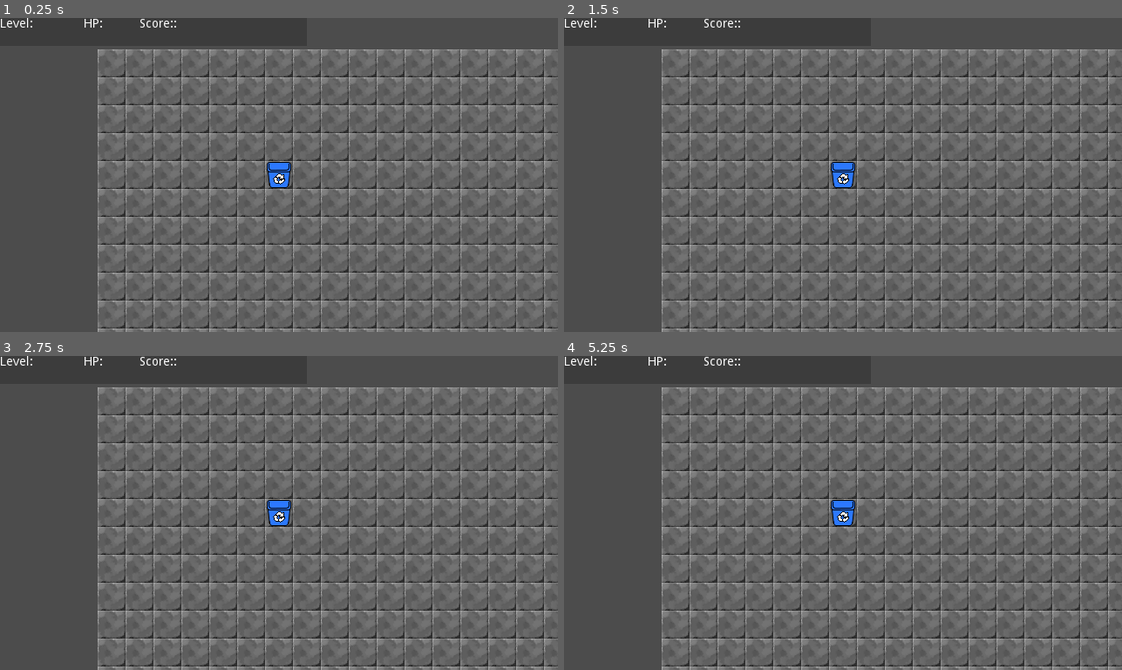
Above: before the commit, frames 1-4 (two rows, left to right).
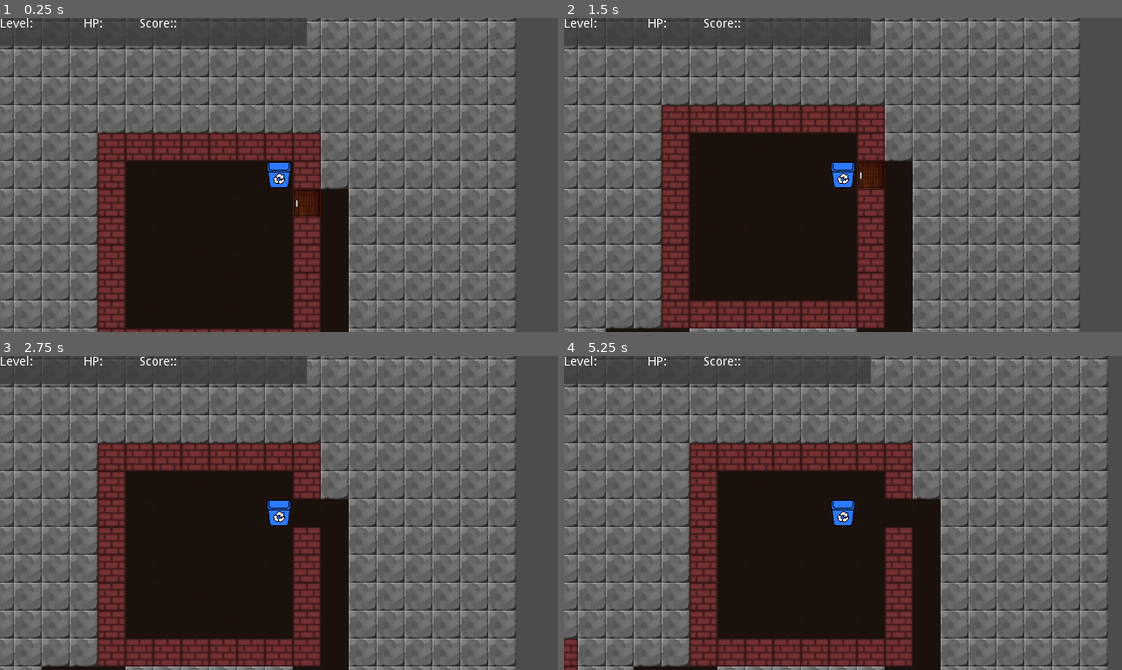
Above: after the commit, the same moments.

Repository: PiotrDawidziuk/rouge1
Game: Godot game, scene res://Game.tscn
Two runs of this game, one before a commit and one after it. Both use one fixed random seed, a clock stepped at 60 frames per second and the inputs below.
Inputs:
- Up to frame 1 (0.25 s): no input
- Up to frame 2 (1.5 s): tap Enter at 0.5 s; hold Right (Right, bound only after the commit) 0.53-1.28 s; tap Space at 1.25 s; hold Down (Down, bound only after the commit) from 1.28 s (still down)
- Up to frame 3 (2.75 s): tap Enter at 2 s; release Down (Down, bound only after the commit) at 2.03 s; hold Right (Right, bound only after the commit) from 2.03 s (still down)
- Up to frame 4 (5.25 s): tap Space at 2.75, 4.25 s; release Right (Right, bound only after the commit) at 2.78 s; hold Up (Up, bound only after the commit) 2.78-3.53 s; tap Enter at 3.5 s; hold Left (Left, bound only after the commit) 3.53-5.03 s; hold Down (Down, bound only after the commit) from 5.03 s (still down)

The runs differ from the first frame. In frame 1, 42% of the frame differs, in the area x 0-100%, y 0-100%; in frame 2, 46%; in frame 3, 46%; in frame 4, 44%.

Commit message:
randomly generated rooms, corridors and player movement added

Diff:
--- a/Game.gd
+++ b/Game.gd
@@ -40,6 +40,36 @@
 	randomize()
 	build_level()
 
+func _input(event):
+	if !event.is_pressed():
+		return
+
+	if event.is_action("Left"):
+		try_move(-1,0)
+	if event.is_action("Right"):
+		try_move(1,0)
+	if event.is_action("Up"):
+		try_move(0,-1)
+	if event.is_action("Down"):
+		try_move(0,1)
+
+func try_move(dx,dy):
+	var x = player_tile.x + dx
+	var y = player_tile.y + dy
+	var tile_type = Tile.Stone
+	if x >= 0 && x < level_size.x && y >= 0 && y <level_size.y:
+		tile_type = map [x][y]
+
+	match tile_type:
+		Tile.Floor:
+			player_tile = Vector2(x,y)
+
+		Tile.Door:
+			set_tile(x,y,Tile.Floor)
+
+	update_visuals()
+
+
 func build_level():
 	# Start with blank map
 
@@ -61,6 +91,154 @@
 		if free_regions.empty():
 			break
 
+	connect_rooms()
+
+	var start_room = rooms.front()
+	var player_x = start_room.position.x + 1 + randi() % int(start_room.size.x -2)
+	var player_y = start_room.position.y + 1 + randi() % int(start_room.size.y -2)
+	player_tile = Vector2(player_x, player_y)
+	update_visuals()
+
+func update_visuals():
+	player.position = player_tile * TILE_SIZE
+
+
+func connect_rooms():
+	# Build an AStar graph of the area where we can add corridors
+	var stone_graph = AStar.new()
+	var point_id = 0
+	for x in range(level_size.x):
+		for y in range(level_size.y):
+			if map[x][y] == Tile.Stone:
+				stone_graph.add_point(point_id,Vector3(x,y,0))
+
+				# Connect to the left if it's also stone
+				if x > 0 && map[x-1][y] == Tile.Stone:
+					var left_point = stone_graph.get_closest_point(Vector3(x-1,y,0))
+					stone_graph.connect_points(point_id,left_point)
+
+				# Connect to above if it's also stone
+				if x > 0 && map[x][y-1] == Tile.Stone:
+					var above_point = stone_graph.get_closest_point(Vector3(x,y-1,0))
+					stone_graph.connect_points(point_id,above_point)
+
+
+				point_id +=1
+
+	# build an AStar fraph of room connections
+
+	var room_graph = AStar.new()
+	point_id = 0
+	for room in rooms:
+		var room_center = room.position + room.size / 2
+		room_graph.add_point(point_id,Vector3(room_center.x, room_center.y,0))
+		point_id +=1
+
+	# Add random connections until everyhthing is connected
+
+	while !is_everything_connected(room_graph):
+		add_random_connection(stone_graph, room_graph)
+
+
+func is_everything_connected(graph):
+	var points = graph.get_points()
+	var start = points.pop_back()
+	for point in points:
+		var path = graph.get_point_path(start, point)
+		if !path:
+			return false
+	return true
+
+func add_random_connection(stone_graph, room_graph):
+	# Pick rooms to connect
+
+	var start_room_id = get_least_connected_point(room_graph)
+	var end_room_id = get_nearest_unconnected_point(room_graph, start_room_id)
+
+	# Pick door locations
+
+	var start_position = pick_random_door_location(rooms[start_room_id])
+	var end_position = pick_random_door_location(rooms[end_room_id])
+
+	# Find a path to connect the doors to each other
+
+	var closest_start_point = stone_graph.get_closest_point(start_position)
+	var closest_end_point = stone_graph.get_closest_point(end_position)
+
+	var path = stone_graph.get_point_path(closest_start_point, closest_end_point)
+	assert(path)
+
+	# Add path to the map
+
+	path = Array(path)
+
+	set_tile(start_position.x, start_position.y, Tile.Door)
+	set_tile(end_position.x, end_position.y, Tile.Door)
+
+	for position in path:
+		set_tile(position.x, position.y, Tile.Floor)
+
+	room_graph.connect_points(start_room_id, end_room_id)
+
+
+func get_least_connected_point(graph):
+	var point_ids = graph.get_points()
+
+	var least
+	var tied_for_least = []
+
+	for point in point_ids:
+		var count = graph.get_point_connections(point).size()
+		if !least || count < least:
+			least = count
+			tied_for_least = [point]
+		elif count == least:
+			tied_for_least.append(point)
+
+	return tied_for_least[randi() % tied_for_least.size()]
+
+func get_nearest_unconnected_point(graph, target_point):
+	var target_position = graph.get_point_position(target_point)
+	var point_ids = graph.get_points()
+
+	var nearest
+	var tied_for_nearest = []
+
+	for point in point_ids:
+		if point == target_point:
+			continue
+
+		var path = graph.get_point_path(point, target_point)
+		if path:
+			continue
+
+		var dist = (graph.get_point_position(point) - target_position).length()
+		if !nearest || dist < nearest:
+			nearest = dist
+			tied_for_nearest = [point]
+		elif dist == nearest:
+			tied_for_nearest.append(point)
+
+	return tied_for_nearest[randi() % tied_for_nearest.size()]
+
+func pick_random_door_location(room):
+	var options = []
+
+	# Top and bottom walls
+
+	for x in range(room.position.x + 1, room.end.x - 2):
+		options.append(Vector3(x, room.position.y, 0))
+		options.append(Vector3(x, room.end.y - 1, 0))
+
+	# Left and right walls
+
+	for y in range(room.position.y + 1, room.end.y - 2):
+		options.append(Vector3(room.position.x, y, 0))
+		options.append(Vector3(room.end.x - 1, y, 0))
+
+	return options[randi() % options.size()]
+
+
 func add_room(free_regions):
 	var region = free_regions[randi() % free_regions.size()]
 
@@ -78,9 +256,58 @@
 	var start_x = region.position.x
 	if region.size.x > size_x:
 		start_x += randi() % int(region.size.x - size_x)
+
 	var start_y = region.position.y
 	if region.size.y > size_y:
 		start_y += randi() % int(region.size.y - size_y)
 
 	var room = Rect2(start_x, start_y, size_x, size_y)
 	rooms.append(room)
+
+	for x in range(start_x, start_x + size_x):
+		set_tile(x, start_y, Tile.Wall)
+		set_tile(x, start_y + size_y - 1, Tile.Wall)
+
+	for y in range(start_y + 1, start_y + size_y - 1):
+		set_tile(start_x, y, Tile.Wall)
+		set_tile(start_x + size_x - 1, y, Tile.Wall)
+
+		for x in range(start_x + 1, start_x + size_x - 1):
+			set_tile(x, y, Tile.Floor)
+
+	cut_regions(free_regions, room)
+
+func cut_regions(free_regions, region_to_remove):
+	var removal_queue = []
+	var addition_queue = []
+
+	for region in free_regions:
+		if region.intersects(region_to_remove):
+			removal_queue.append(region)
+
+			var leftover_left = region_to_remove.position.x - region.position.x - 1
+			var leftover_right = region.end.x - region_to_remove.end.x - 1
+			var leftover_above = region_to_remove.position.y - region.position.y - 1
+			var leftover_below = region.end.y - region_to_remove.end.y - 1
+
+
+			if leftover_left >= MIN_ROOM_DIMENSION:
+				addition_queue.append(Rect2(region.position, Vector2(leftover_left, region.size.y)))
+			if leftover_right >= MIN_ROOM_DIMENSION:
+				addition_queue.append(Rect2(Vector2(region_to_remove.end.x + 1, region.position.y), Vector2(leftover_right, region.size.y)))
+			if leftover_above >= MIN_ROOM_DIMENSION:
+				addition_queue.append(Rect2(region.position, Vector2(region.size.x, leftover_above)))
+			if leftover_below >= MIN_ROOM_DIMENSION:
+				addition_queue.append(Rect2(Vector2(region.position.x, region_to_remove.end.y + 1), Vector2(region.size.x, leftover_below)))
+
+	for region in removal_queue:
+		free_regions.erase(region)
+
+	for region in addition_queue:
+		free_regions.append(region)
+
+
+
+func set_tile(x,y,type):
+	map[x][y] = type
+	tile_map.set_cell(x,y,type)
--- a/Game.tscn
+++ b/Game.tscn
@@ -89,7 +89,7 @@
 format = 1
 
 [node name="Player" type="Sprite" parent="."]
-position = Vector2( 192, 128 )
+position = Vector2( 320, 192 )
 texture = ExtResource( 7 )
 centered = false
 
--- a/project.godot
+++ b/project.godot
@@ -25,6 +25,29 @@
 window/size/height=360
 window/stretch/mode="viewport"
 
+[input]
+
+Up={
+"deadzone": 0.5,
+"events": [ Object(InputEventKey,"resource_local_to_scene":false,"resource_name":"","device":0,"alt":false,"shift":false,"control":false,"meta":false,"command":false,"pressed":false,"scancode":16777232,"unicode":0,"echo":false,"script":null)
+ ]
+}
+Down={
+"deadzone": 0.5,
+"events": [ Object(InputEventKey,"resource_local_to_scene":false,"resource_name":"","device":0,"alt":false,"shift":false,"control":false,"meta":false,"command":false,"pressed":false,"scancode":16777234,"unicode":0,"echo":false,"script":null)
+ ]
+}
+Left={
+"deadzone": 0.5,
+"events": [ Object(InputEventKey,"resource_local_to_scene":false,"resource_name":"","device":0,"alt":false,"shift":false,"control":false,"meta":false,"command":false,"pressed":false,"scancode":16777231,"unicode":0,"echo":false,"script":null)
+ ]
+}
+Right={
+"deadzone": 0.5,
+"events": [ Object(InputEventKey,"resource_local_to_scene":false,"resource_name":"","device":0,"alt":false,"shift":false,"control":false,"meta":false,"command":false,"pressed":false,"scancode":16777233,"unicode":0,"echo":false,"script":null)
+ ]
+}
+
 [rendering]
 
 environment/default_environment="res://default_env.tres"
